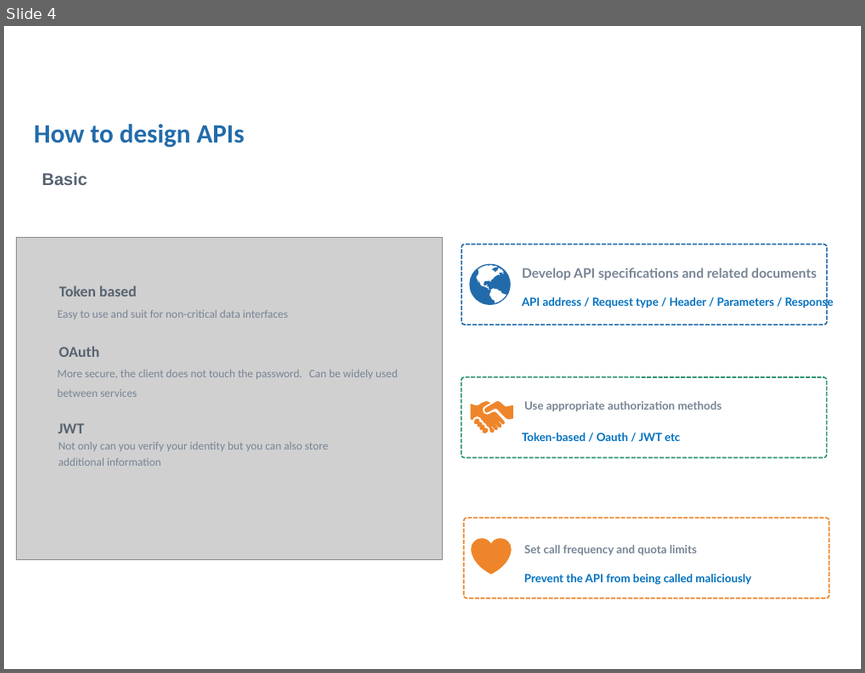
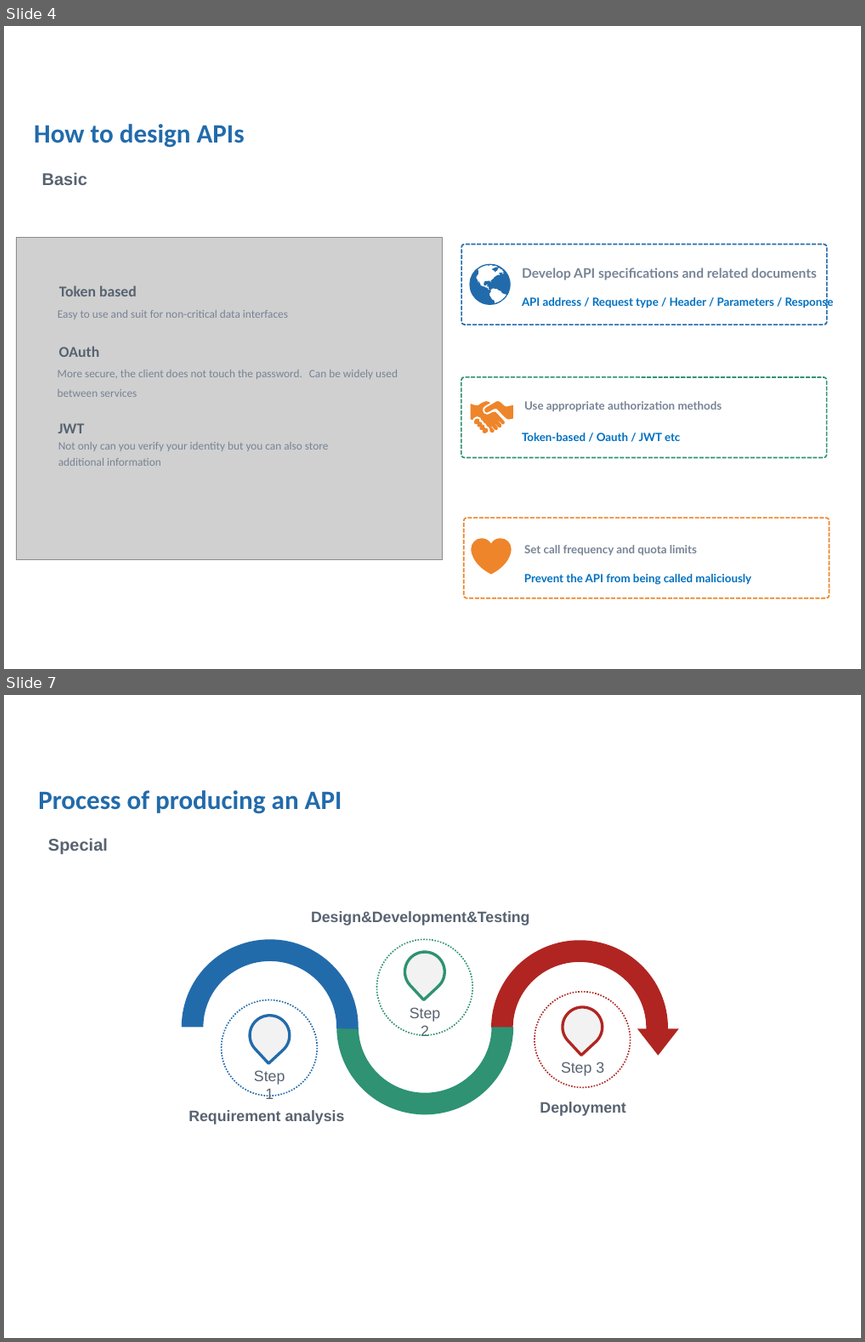
Before and after one commit to lwg524961040/apitest, a slide deck: sharing.pptx. Shown one above the other, each under a label of ours: slide 4 before the commit, slides 4 and 7 after it; the slides between them are not shown. The pictures are 865x673 and 865x1342 pixels, drawn with LibreOffice and Linux fonts; fonts in the diff are those of the drawing; grey boxes stand for pictures; background and template pictures are left out. Boxes give left, top, right and bottom in pixels: in the first picture for what was removed or moved away, otherwise in the second. Text is boxed around its words. In the diff, an @@ line names an element or a change of style, - is before the commit and + after.

```diff
--- a/sharing.pptx
+++ b/sharing.pptx
@@ slide 7 added at (4, 695, 861, 1338), background picture (left out) @@
@@ text added at (38, 790, 342, 814), 28 pt, text #226BAB, bold @@
+Process of producing an API
@@ text added at (48, 838, 108, 854), 18 pt, text #586371, bold @@
+Special
@@ text added at (311, 911, 530, 925), 16 pt, text #586371, bold @@
+Design&Development&Testing
@@ freeform shape added at (376, 939, 472, 1035), outline #2E9273 1.5 pt dashed @@
@@ teardrop added at (397, 944, 452, 999), fill #F2F2F2, outline #2E9273 3 pt @@
@@ freeform shape added at (222, 999, 318, 1095), outline #226BAB 1.5 pt dashed @@
@@ freeform shape added at (534, 992, 630, 1088), outline #B02521 1.5 pt dashed @@
@@ teardrop added at (554, 999, 610, 1055), fill #F2F2F2, outline #B02521 3 pt @@
@@ teardrop added at (241, 1007, 297, 1063), fill #F2F2F2, outline #226BAB 3 pt @@
@@ text added at (409, 1007, 440, 1036), 16 pt, text #586371 @@
+Step 2
@@ group added at (182, 939, 679, 1115): 3 arch (boxed as its full ring)s, 1 triangle @@
@@ text added at (254, 1070, 284, 1099), 16 pt, text #586371 @@
+Step 1
@@ text added at (561, 1061, 604, 1076), 16 pt, text #586371 @@
+Step 3
@@ text added at (540, 1101, 625, 1116), 16 pt, text #586371, bold @@
+Deployment
@@ text added at (188, 1110, 345, 1124), 16 pt, text #586371, bold @@
+Requirement analysis
```
Also in this commit, not shown: 1 other slide added.
